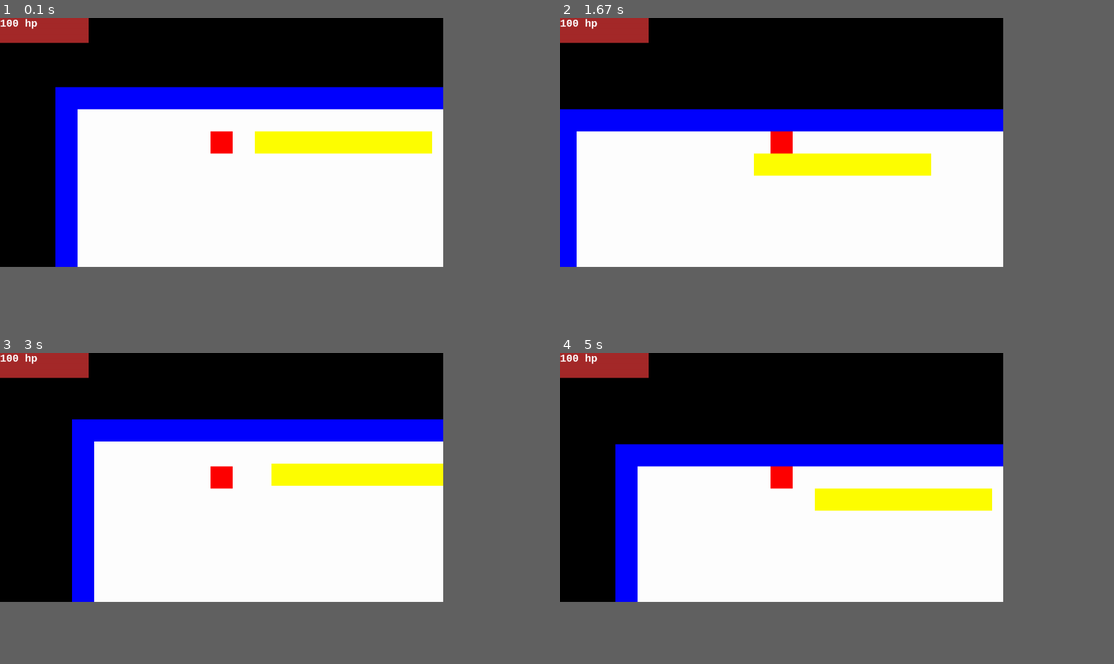
Above: before the commit, frames 1-4 (two rows, left to right).
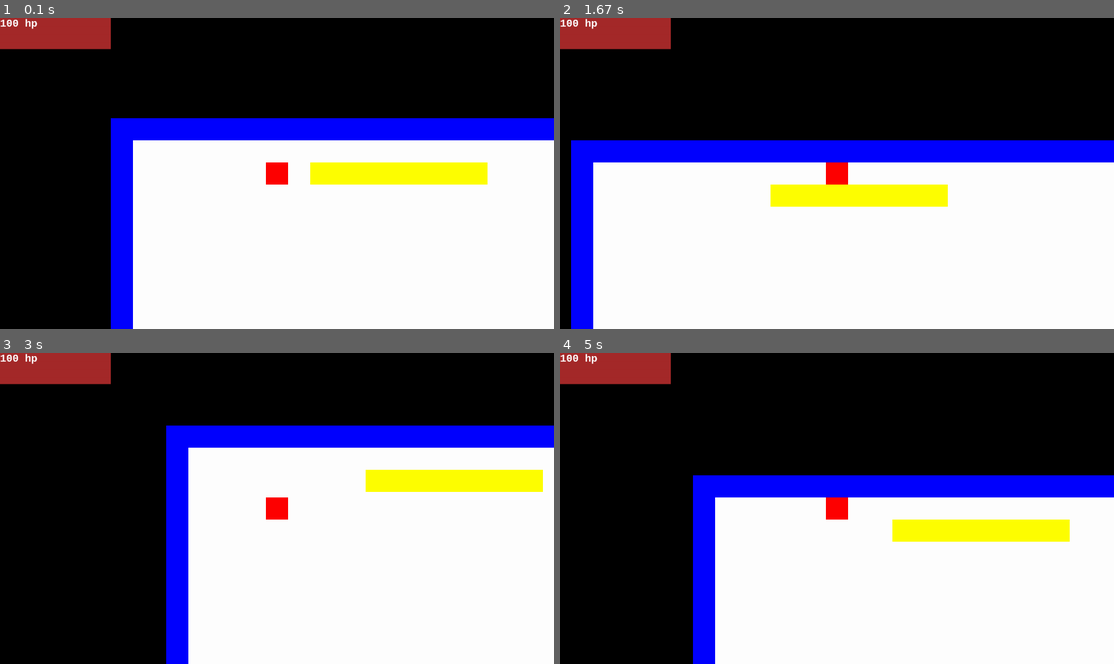
Above: after the commit, the same moments.

Repository: benedekhalaj/pygame-roguelike
Game: pygame game, started from play.py
Two runs of this game, one before a commit and one after it. Both use one fixed random seed, a clock stepped at 60 frames per second and the inputs below.
Inputs:
- Up to frame 1 (0.1 s): no input
- Up to frame 2 (1.67 s): hold Right 0.33-0.8 s; hold Up 0.83-1.13 s; hold Right 1.17-1.63 s
- Up to frame 3 (3 s): hold Left 1.67-2.2 s; hold Down 2.23-2.53 s; hold Left 2.57-2.97 s
- Up to frame 4 (5 s): hold Up 3-3.37 s; hold Right 3.4-4.03 s; hold Left 4.47-4.93 s; hold Right from 4.97 s (still down)
In our replay, the window is 720x405 before the commit and 900x506 after it. These sizes can differ from the game's own. Grey fills any space a smaller window leaves; there, only what the larger window draws over its background counts as a difference.

The runs differ from the first frame. In frame 1, 35% of the frame differs, in the area x 0-100%, y 0-100%; in frame 2, 30%; in frame 3, 31%; in frame 4, 37%.

Commit message:
Map: Add door

Diff:
--- a/model/item/item.py
+++ b/model/item/item.py
@@ -40,3 +40,11 @@
         self.rect = pygame.Rect(position[0], position[1], position[2], position[3])
         self.color = color
         self.visible = True
+
+
+class Door():
+    def __init__(self, position: tuple, color: tuple):
+        self.type = "door"
+        self.rect = pygame.Rect(position[0], position[1], position[2], position[3])
+        self.color = color
+        self.visible = True
--- a/model/map/map.py
+++ b/model/map/map.py
@@ -27,6 +27,7 @@
     inner_walls_list = []
     chests_list = []
     keys_list = []
+    door_list = []
     for row_place, line in enumerate(text_map):
         for col_place, char in enumerate(line):
             y = ((row_place - player_position[1]) * character_height) + (screen_size[1] / 2 - character_height / 2)
@@ -44,11 +45,13 @@
                 chests_list.append(items.Chest(position, colors.GREEN))
             elif character_name == "Key":
                 keys_list.append(items.Key(position, colors.MAGENTA))
+            elif character_name == "Door":
+                door_list.append(items.Door(position, colors.CADETBLUE))
             elif character_name == "Enemy":
                 enemies_list.append(enemy.Enemy(position, colors.BROWN))
 
     objects.update({"floor": floor_list,
-                    "walls": outer_walls_list + inner_walls_list,
+                    "walls": outer_walls_list + inner_walls_list + door_list,
                     "items": chests_list + keys_list,
                     "enemies": enemies_list,
                     "player": player_list
--- a/model/map/map_file/map.txt
+++ b/model/map/map_file/map.txt
@@ -2,7 +2,7 @@
 0                                                    1                                1                                               0
 0      x 11111111                                    1                                1                                               0
 0                                                    1                                1                                               0
-0                           k                        1                                1                                               0
+0                           k                        d                                1                                               0
 0                                                    1                                1                                               0
 0                                                    1                                1                                               0
 0                                                    1                                1                                               0
--- a/model/map/map_file/map_description.csv
+++ b/model/map/map_file/map_description.csv
@@ -5,3 +5,4 @@
 1:Inner_Wall_1
 2:Chest
 e:Enemy
+d:Door
--- a/model/player/player.py
+++ b/model/player/player.py
@@ -12,7 +12,7 @@
         self.invicible_color = colors.ORANGE
         self.colors = colors
         self.color = self.standard_color
-        self.velocity = 4
+        self.velocity = 8
         self.health = 100
         self.inventory = Inventory()
         self.visible = True
--- a/view/view.py
+++ b/view/view.py
@@ -1,7 +1,7 @@
 import pygame
 
-WINDOW_WIDTH = 1280
-WINDOW_HEIGHT = 720
+WINDOW_WIDTH = 1600
+WINDOW_HEIGHT = 900
 
 
 class Colors():
@@ -16,7 +16,7 @@
         self.BROWN = (165, 42, 42)
         self.ORANGE = (255, 165, 0)
         self.PURPLE = (128, 0, 128)
-
+        self.CADETBLUE = (95, 158, 160)
 
 COLORS = Colors()
 
